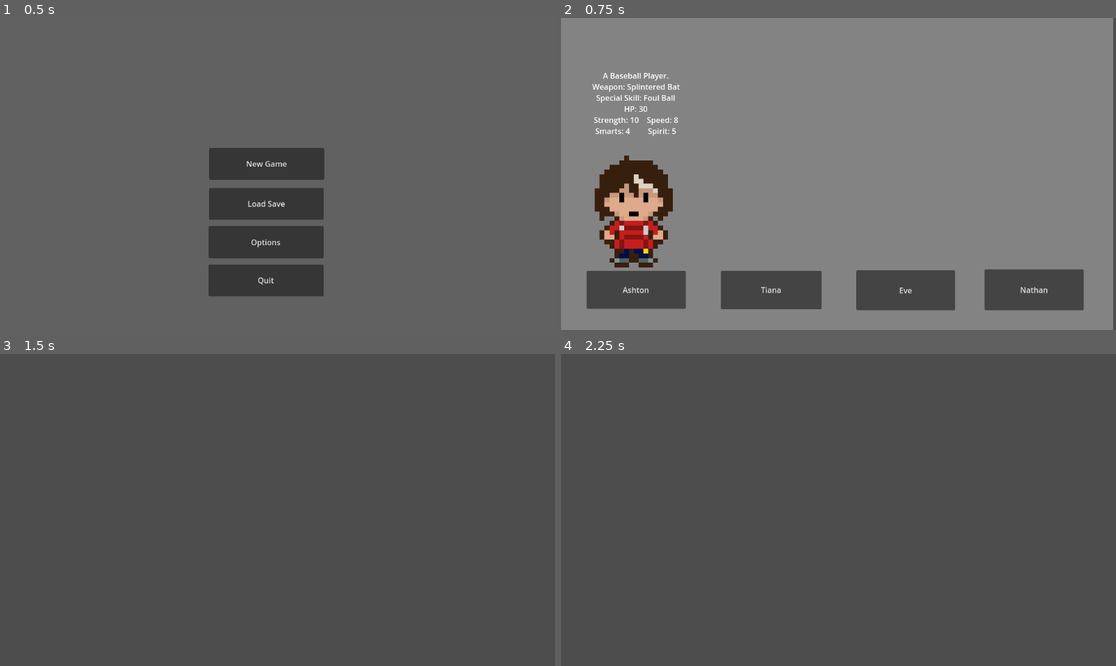
Above: before the commit, frames 1-4 (two rows, left to right).
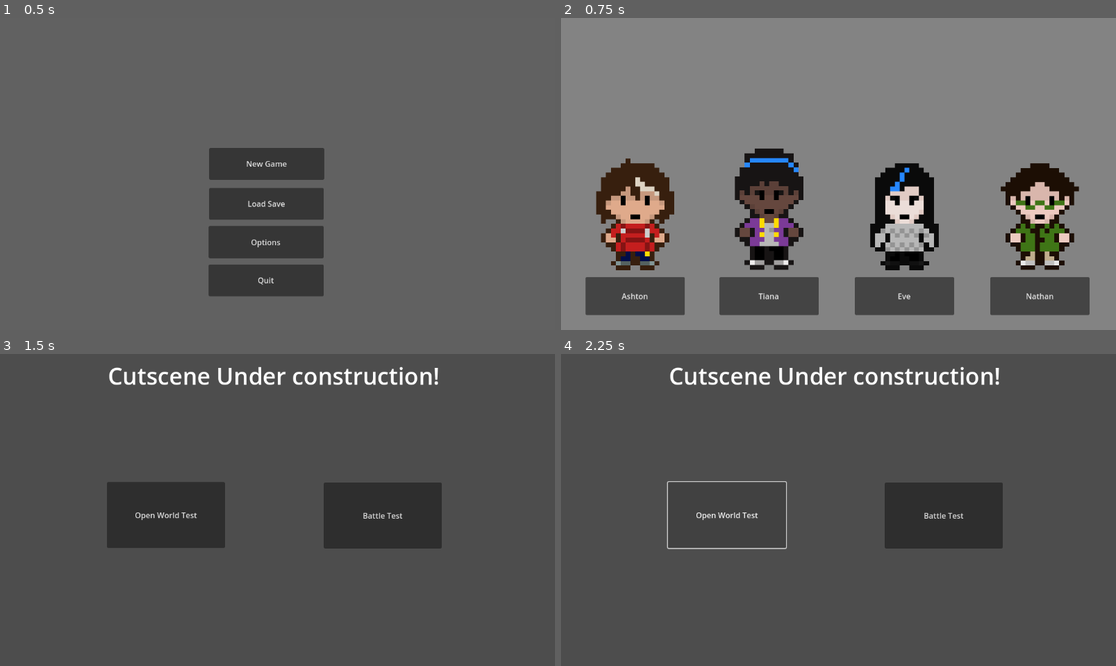
Above: after the commit, the same moments.

Repository: eRues/The-Great-Disappearance-of-Jamie-Finch
Game: Godot game, scene res://main_menu.tscn
Same seed, same stepped clock (60 frames per second), same inputs: the game is played once before the commit and once after it.
Inputs (mouse positions are in pixels of both pictures, inside the frame that each line leads up to):
- Up to frame 1 (0.5 s): no input
- Up to frame 2 (0.75 s): click "New Game" at 0.5 s
- Up to frame 3 (1.5 s): click "Ashton" at 1.25 s
- Up to frame 4 (2.25 s): click (727, 516) at 2 s, where only the run after the commit has a clickable "Open World Test"

Frame 1 is identical in both runs. In frame 2, 17% of the frame differs, in the area x 4-100%, y 0-100%; in frame 3, 10%; in frame 4, 6.1%.

Commit message:
select_finished

Diff:
--- a/ash_avatar.gd
+++ b/ash_avatar.gd
@@ -1 +1 @@
-extends "avatar.gd"
+extends Node2D
--- a/ash_avatar.tscn
+++ b/ash_avatar.tscn
@@ -1,26 +1,22 @@
-[gd_scene load_steps=5 format=3 uid="uid://dvfaipfafntli"]
+[gd_scene load_steps=4 format=3 uid="uid://dvfaipfafntli"]
 
-[ext_resource type="Script" uid="uid://cftrt2jv2qg5x" path="res://ash_avatar.gd" id="1_o27im"]
-[ext_resource type="Texture2D" uid="uid://d2v472ogt8u6x" path="res://Sprite Sheets/ashton_avatar.png" id="1_qssd1"]
+[ext_resource type="Script" uid="uid://cbxrf8dpjktcw" path="res://ash_avatar_again.gd" id="1_o27im"]
+[ext_resource type="Texture2D" uid="uid://d2v472ogt8u6x" path="res://Assets/Player Characters/Ashton/ashton_avatar.png" id="1_qssd1"]
 [ext_resource type="Script" uid="uid://b1aaigj17xljg" path="res://avatar_text.gd" id="2_hcfmy"]
-
-[sub_resource type="RectangleShape2D" id="RectangleShape2D_ela5w"]
-size = Vector2(260, 512.75)
 
 [node name="ash_avatar" type="Node2D"]
 script = ExtResource("1_o27im")
 
-[node name="Area2D" type="Area2D" parent="."]
+[node name="AshtonAvatar" type="Sprite2D" parent="."]
+position = Vector2(178, 372)
+scale = Vector2(10.0996, 9.67188)
+texture = ExtResource("1_qssd1")
 
-[node name="CollisionShape2D" type="CollisionShape2D" parent="Area2D"]
-position = Vector2(182, 319)
-shape = SubResource("RectangleShape2D_ela5w")
-
-[node name="RichTextLabel" type="RichTextLabel" parent="."]
-offset_left = 74.0
-offset_top = 78.0
-offset_right = 292.0
-offset_bottom = 222.0
+[node name="PlayerText" type="RichTextLabel" parent="."]
+offset_left = 70.0
+offset_top = 72.0
+offset_right = 288.0
+offset_bottom = 216.0
 text = "A Baseball Player.
 Weapon: Splintered Bat
 Special Skill: Foul Ball
@@ -30,7 +26,15 @@
 horizontal_alignment = 1
 script = ExtResource("2_hcfmy")
 
-[node name="AshtonAvatar" type="Sprite2D" parent="."]
-position = Vector2(178, 372)
-scale = Vector2(10.0996, 9.67188)
-texture = ExtResource("1_qssd1")
+[node name="ash_button" type="Button" parent="."]
+offset_left = 75.0
+offset_top = 502.0
+offset_right = 281.0
+offset_bottom = 581.0
+mouse_filter = 1
+mouse_force_pass_scroll_events = false
+text = "Ashton"
+
+[connection signal="mouse_entered" from="ash_button" to="." method="_on_ash_button_mouse_entered"]
+[connection signal="mouse_exited" from="ash_button" to="." method="_on_ash_button_mouse_exited"]
+[connection signal="pressed" from="ash_button" to="." method="_on_ash_button_pressed"]
--- /dev/null
+++ b/ash_avatar_again.gd
@@ -0,0 +1,13 @@
+extends Node2D
+@onready var text = get_node("PlayerText")
+
+func _on_ash_button_pressed() -> void:
+	Global.ash_chosen = true
+	print("Ashton is chosen!")
+	get_tree().change_scene_to_file("res://opening_cutscene.tscn")
+
+func _on_ash_button_mouse_entered() -> void:
+	text.visible = true
+
+func _on_ash_button_mouse_exited() -> void:
+	text.visible = false
--- a/avatar_text.gd
+++ b/avatar_text.gd
@@ -1,4 +1,4 @@
 extends RichTextLabel
 
-func ready(_delta):
+func _ready() -> void:
 	self.visible = false
--- /dev/null
+++ b/battle_scene.tscn
@@ -0,0 +1,3 @@
+[gd_scene format=3 uid="uid://sjdwk2o044hb"]
+
+[node name="Battle" type="Node2D"]
--- /dev/null
+++ b/character.gd
@@ -0,0 +1,8 @@
+class_name Character extends Node2D
+
+var health = 0
+var strength = 0
+var speeds = 0
+var smarts = 0
+var spirit = 0
+var agitation = 0
--- a/character_select.gd
+++ b/character_select.gd
@@ -1,14 +1,6 @@
 extends Node2D
 
-func _on_ash_button_pressed() -> void:
-	Global.ash_chosen = true
-	print("Ashton is chosen!")
-	get_tree().change_scene_to_file("res://opening_cutscene.tscn")
 
-func _on_tia_button_pressed() -> void:
-	Global.tia_chosen = true
-	print("Tiana is chosen!")
-	get_tree().change_scene_to_file("res://opening_cutscene.tscn")
 
 func _on_eve_button_pressed() -> void:
 	Global.eve_chosen = true
--- a/character_select.tscn
+++ b/character_select.tscn
@@ -1,48 +1,27 @@
-[gd_scene load_steps=3 format=3 uid="uid://djdbn2q3psxyp"]
+[gd_scene load_steps=6 format=3 uid="uid://djdbn2q3psxyp"]
 
 [ext_resource type="Script" uid="uid://be8gybhokwqts" path="res://character_select.gd" id="1_tddig"]
 [ext_resource type="PackedScene" uid="uid://dvfaipfafntli" path="res://ash_avatar.tscn" id="2_5duen"]
+[ext_resource type="PackedScene" uid="uid://d4gw7gdv07jsp" path="res://tia_avatar.tscn" id="3_6yhuy"]
+[ext_resource type="PackedScene" uid="uid://cr38yo2fdkgxv" path="res://eve_avatar.tscn" id="4_aoibv"]
+[ext_resource type="PackedScene" uid="uid://mfomhv5g46nd" path="res://nate_avatar.tscn" id="5_mn8d4"]
 
 [node name="character_select" type="Node2D"]
 script = ExtResource("1_tddig")
 
 [node name="temp_rect" type="ColorRect" parent="."]
-offset_right = 1146.0
+offset_right = 1160.0
 offset_bottom = 652.0
 color = Color(0.515208, 0.515208, 0.515208, 1)
 
-[node name="ash_button" type="Button" parent="."]
-offset_left = 53.0
-offset_top = 525.0
-offset_right = 259.0
-offset_bottom = 604.0
-text = "Ashton"
+[node name="ash_avatar" parent="." instance=ExtResource("2_5duen")]
+position = Vector2(-24, 36)
 
-[node name="tia_button" type="Button" parent="."]
-offset_left = 332.0
-offset_top = 525.0
-offset_right = 541.0
-offset_bottom = 605.0
-text = "Tiana"
+[node name="tia_avatar" parent="." instance=ExtResource("3_6yhuy")]
+position = Vector2(254, 36)
 
-[node name="eve_button" type="Button" parent="."]
-offset_left = 613.0
-offset_top = 524.0
-offset_right = 818.0
-offset_bottom = 607.0
-text = "Eve"
+[node name="eve_avatar" parent="." instance=ExtResource("4_aoibv")]
+position = Vector2(535, 36)
 
-[node name="nate_button" type="Button" parent="."]
-offset_left = 879.0
-offset_top = 522.0
-offset_right = 1085.0
-offset_bottom = 607.0
-text = "Nathan"
-
-[node name="ash_avatar" parent="." instance=ExtResource("2_5duen")]
-position = Vector2(-27, 30)
-
-[connection signal="pressed" from="ash_button" to="." method="_on_ash_button_pressed"]
-[connection signal="pressed" from="tia_button" to="." method="_on_tia_button_pressed"]
-[connection signal="pressed" from="eve_button" to="." method="_on_eve_button_pressed"]
-[connection signal="pressed" from="nate_button" to="." method="_on_nate_button_pressed"]
+[node name="nate_avatar" parent="." instance=ExtResource("5_mn8d4")]
+position = Vector2(816, 36)
--- /dev/null
+++ b/eve_avatar.gd
@@ -0,0 +1,13 @@
+extends Node2D
+@onready var text = get_node("PlayerText")
+
+func _on_eve_button_pressed() -> void:
+	Global.eve_chosen = true
+	print("Eve is chosen!")
+	get_tree().change_scene_to_file("res://opening_cutscene.tscn")
+
+func _on_eve_button_mouse_entered() -> void:
+	text.visible = true
+
+func _on_eve_button_mouse_exited() -> void:
+	text.visible = false
--- a/eve_avatar.tscn
+++ b/eve_avatar.tscn
@@ -1,3 +1,40 @@
-[gd_scene format=3 uid="uid://cr38yo2fdkgxv"]
+[gd_scene load_steps=4 format=3 uid="uid://cr38yo2fdkgxv"]
+
+[ext_resource type="Texture2D" uid="uid://ba3psg6umvn0m" path="res://Assets/Player Characters/Eve/eve_avatar.png" id="1_ihoy8"]
+[ext_resource type="Script" uid="uid://d2lytojdslakk" path="res://eve_avatar.gd" id="1_k2eby"]
+[ext_resource type="Script" uid="uid://b1aaigj17xljg" path="res://avatar_text.gd" id="2_ne5xb"]
 
 [node name="eve_avatar" type="Node2D"]
+script = ExtResource("1_k2eby")
+
+[node name="EveAvatar" type="Sprite2D" parent="."]
+position = Vector2(178, 372)
+scale = Vector2(10.1, 9.672)
+texture = ExtResource("1_ihoy8")
+
+[node name="eve_button" type="Button" parent="."]
+offset_left = 75.0
+offset_top = 502.0
+offset_right = 281.0
+offset_bottom = 581.0
+mouse_filter = 1
+mouse_force_pass_scroll_events = false
+text = "Eve"
+
+[node name="PlayerText" type="RichTextLabel" parent="."]
+offset_left = 52.0
+offset_top = 72.0
+offset_right = 306.0
+offset_bottom = 221.0
+text = "A Bookworm.
+Weapon: Pocket Knife
+Special Skill: Play Dead
+HP: 25
+Strength: 6    Speed: 7
+Smarts: 10      Spirit: 4"
+horizontal_alignment = 1
+script = ExtResource("2_ne5xb")
+
+[connection signal="mouse_entered" from="eve_button" to="." method="_on_eve_button_mouse_entered"]
+[connection signal="mouse_exited" from="eve_button" to="." method="_on_eve_button_mouse_exited"]
+[connection signal="pressed" from="eve_button" to="." method="_on_eve_button_pressed"]
--- /dev/null
+++ b/nate_avatar.gd
@@ -0,0 +1,13 @@
+extends Node2D
+@onready var text = get_node("PlayerText")
+
+func _on_nate_button_pressed() -> void:
+	Global.nate_chosen = true
+	print("Nathan is chosen!")
+	get_tree().change_scene_to_file("res://opening_cutscene.tscn")
+
+func _on_nate_button_mouse_entered() -> void:
+	text.visible = true
+
+func _on_nate_button_mouse_exited() -> void:
+	text.visible = false
--- a/nate_avatar.tscn
+++ b/nate_avatar.tscn
@@ -1,3 +1,40 @@
-[gd_scene format=3 uid="uid://mfomhv5g46nd"]
+[gd_scene load_steps=4 format=3 uid="uid://mfomhv5g46nd"]
+
+[ext_resource type="Script" uid="uid://ds78nmibs3t8t" path="res://nate_avatar.gd" id="1_el8hm"]
+[ext_resource type="Texture2D" uid="uid://6pvfdefm0u64" path="res://Assets/Player Characters/Nathan/nathan_avatar.png" id="1_of446"]
+[ext_resource type="Script" uid="uid://b1aaigj17xljg" path="res://avatar_text.gd" id="2_el8hm"]
 
 [node name="nate_avatar" type="Node2D"]
+script = ExtResource("1_el8hm")
+
+[node name="NathanAvatar" type="Sprite2D" parent="."]
+position = Vector2(178, 372)
+scale = Vector2(10.1, 9.625)
+texture = ExtResource("1_of446")
+
+[node name="nate_button" type="Button" parent="."]
+offset_left = 75.0
+offset_top = 502.0
+offset_right = 281.0
+offset_bottom = 581.0
+mouse_filter = 1
+mouse_force_pass_scroll_events = false
+text = "Nathan"
+
+[node name="PlayerText" type="RichTextLabel" parent="."]
+offset_left = 52.0
+offset_top = 72.0
+offset_right = 306.0
+offset_bottom = 221.0
+text = "A Thespian.
+Weapon: Flashlight
+Special Skill: Light Stun
+HP: 26
+Strength: 4    Speed: 6
+Smarts: 8      Spirit: 10"
+horizontal_alignment = 1
+script = ExtResource("2_el8hm")
+
+[connection signal="mouse_entered" from="nate_button" to="." method="_on_nate_button_mouse_entered"]
+[connection signal="mouse_exited" from="nate_button" to="." method="_on_nate_button_mouse_exited"]
+[connection signal="pressed" from="nate_button" to="." method="_on_nate_button_pressed"]
--- a/opening_cutscene.tscn
+++ b/opening_cutscene.tscn
@@ -1,3 +1,25 @@
 [gd_scene format=3 uid="uid://ybui4u7ubh2b"]
 
 [node name="opening cutscene" type="Node2D"]
+
+[node name="temp_text" type="RichTextLabel" parent="."]
+offset_left = 224.0
+offset_top = 12.0
+offset_right = 932.0
+offset_bottom = 88.0
+theme_override_font_sizes/normal_font_size = 48
+text = "Cutscene Under construction!"
+
+[node name="temp_open_button" type="Button" parent="."]
+offset_left = 222.0
+offset_top = 266.0
+offset_right = 467.0
+offset_bottom = 403.0
+text = "Open World Test"
+
+[node name="temp_battle_button" type="Button" parent="."]
+offset_left = 672.0
+offset_top = 267.0
+offset_right = 917.0
+offset_bottom = 404.0
+text = "Battle Test"
--- a/project.godot
+++ b/project.godot
@@ -12,7 +12,7 @@
 
 config/name="The Great Disappearance of Jamie Finch"
 run/main_scene="res://main_menu.tscn"
-config/features=PackedStringArray("4.4", "Forward Plus")
+config/features=PackedStringArray("4.5", "Forward Plus")
 config/icon="res://icon.svg"
 
 [autoload]
--- /dev/null
+++ b/tia_avatar.gd
@@ -0,0 +1,13 @@
+extends Node2D
+@onready var text = get_node("PlayerText")
+
+func _on_tia_button_pressed() -> void:
+	Global.tia_chosen = true
+	print("Tiana is chosen!")
+	get_tree().change_scene_to_file("res://opening_cutscene.tscn")
+
+func _on_tia_button_mouse_entered() -> void:
+	text.visible = true
+
+func _on_tia_button_mouse_exited() -> void:
+	text.visible = false
--- a/tia_avatar.tscn
+++ b/tia_avatar.tscn
@@ -1,3 +1,40 @@
-[gd_scene format=3 uid="uid://d4gw7gdv07jsp"]
+[gd_scene load_steps=4 format=3 uid="uid://d4gw7gdv07jsp"]
+
+[ext_resource type="Script" uid="uid://cwmkr2uxq3iw1" path="res://tia_avatar.gd" id="1_2vjdm"]
+[ext_resource type="Texture2D" uid="uid://c1u74ejr5u70y" path="res://Assets/Player Characters/Tiana/tiana_avatar.png" id="1_hbrys"]
+[ext_resource type="Script" uid="uid://b1aaigj17xljg" path="res://avatar_text.gd" id="3_sgkuc"]
 
 [node name="tia_avatar" type="Node2D"]
+script = ExtResource("1_2vjdm")
+
+[node name="TianaAvatar" type="Sprite2D" parent="."]
+position = Vector2(178, 361)
+scale = Vector2(10.1, 9.672)
+texture = ExtResource("1_hbrys")
+
+[node name="tia_button" type="Button" parent="."]
+offset_left = 75.0
+offset_top = 502.0
+offset_right = 281.0
+offset_bottom = 581.0
+mouse_filter = 1
+mouse_force_pass_scroll_events = false
+text = "Tiana"
+
+[node name="PlayerText" type="RichTextLabel" parent="."]
+offset_left = 52.0
+offset_top = 72.0
+offset_right = 306.0
+offset_bottom = 221.0
+text = "A Track Runner.
+Weapon: Hydro Holder
+Special Skill: Greater Endurance
+HP: 28
+Strength: 6    Speed: 10
+Smarts: 5         Spirit: 9"
+horizontal_alignment = 1
+script = ExtResource("3_sgkuc")
+
+[connection signal="mouse_entered" from="tia_button" to="." method="_on_tia_button_mouse_entered"]
+[connection signal="mouse_exited" from="tia_button" to="." method="_on_tia_button_mouse_exited"]
+[connection signal="pressed" from="tia_button" to="." method="_on_tia_button_pressed"]
Binary file added: Assets/Dee_the_Rabbit.png
Not shown, added: Assets/Dee_the_Rabbit.png.import
Renamed: Sprite Sheets/Ashton_v2.png -> Assets/Player Characters/Ashton/Ashton.png
Not shown, added: Assets/Player Characters/Ashton/Ashton.png.import
Renamed: Sprite Sheets/ashton_avatar.png -> Assets/Player Characters/Ashton/ashton_avatar.png
Not shown, added: Assets/Player Characters/Ashton/ashton_avatar.png.import
Renamed: Sprite Sheets/Eve.png -> Assets/Player Characters/Eve/Eve.png
Not shown, changed: Assets/Player Characters/Eve/Eve.png.import
Binary file added: Assets/Player Characters/Eve/eve_avatar.png
Not shown, added: Assets/Player Characters/Eve/eve_avatar.png.import
Renamed: Sprite Sheets/Nathan.png -> Assets/Player Characters/Nathan/Nathan.png
Not shown, added: Assets/Player Characters/Nathan/Nathan.png.import
(and 14 more such lines)
